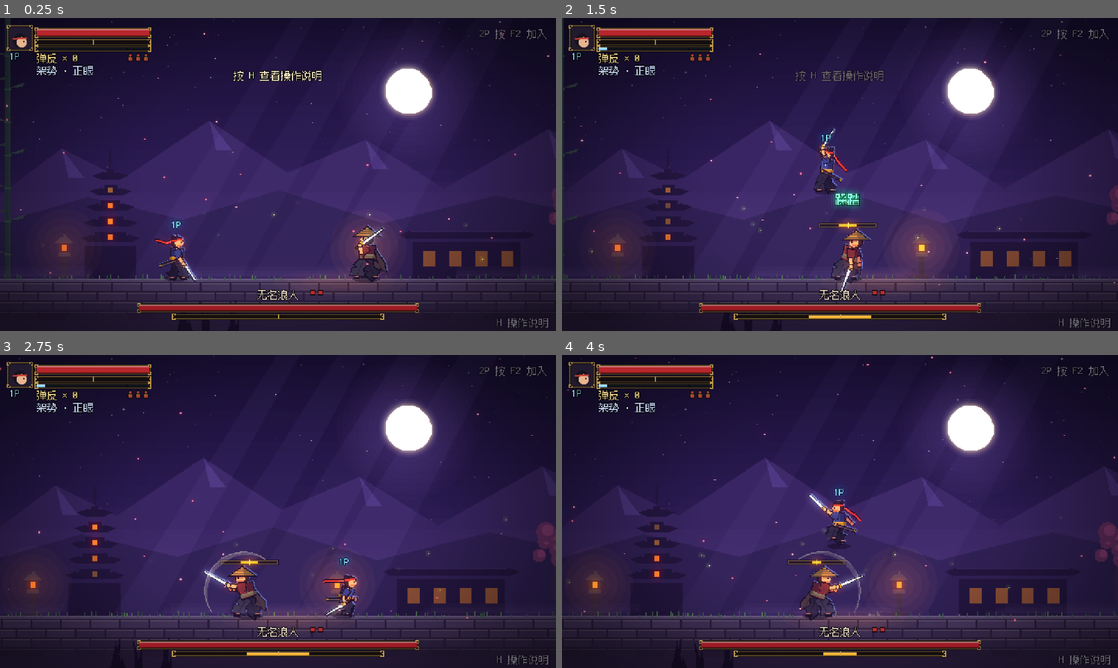
Above: before the commit, frames 1-4 (two rows, left to right).
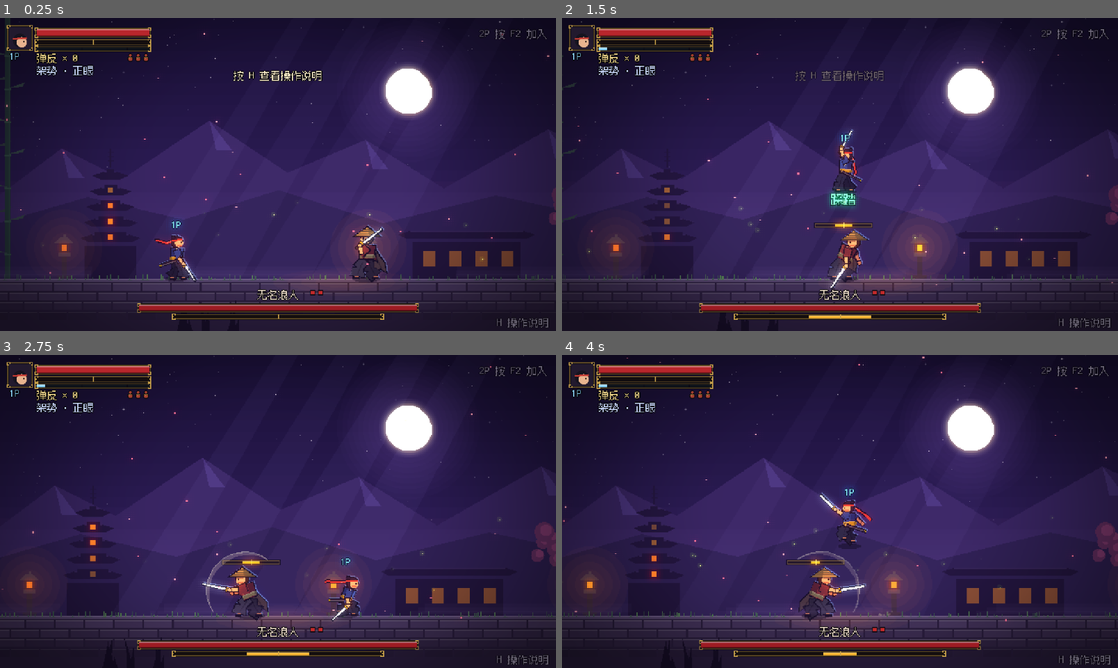
Above: after the commit, the same moments.

Repository: zexuan520/7Fgame-1v1-2-
Game: Godot game, scene res://scenes/main.tscn
The game is run twice, just before and just after one commit, with the same random seed, the same clock (stepped at 60 frames per second) and the same inputs.
Inputs (mouse positions are in pixels of both pictures, inside the frame that each line leads up to):
- Up to frame 1 (0.25 s): no input
- Up to frame 2 (1.5 s): move the mouse to (962, 158) at 0.52 s; hold D (p1_right) 0.53-1.28 s; tap I (p1_art) at 0.6 s; click (962, 158) at 0.67 s; tap W (p1_jump) at 0.77 s; move the mouse to (728, 190) at 1.27 s; hold A from 1.28 s (still down); tap J (p1_attack) at 1.35 s
- Up to frame 3 (2.75 s): tap W (p1_jump) at 1.52 s; move the mouse to (333, 442) at 2.02 s; release A at 2.03 s; hold D (p1_right) from 2.03 s (still down); tap L (p1_dodge) at 2.1 s
- Up to frame 4 (4 s): move the mouse to (812, 574) at 2.77 s; release D (p1_right) at 2.78 s; hold Up 2.78-3.53 s; tap K (p1_guard) at 2.85 s; click (812, 574) at 2.92 s; tap W (p1_jump) at 3.02, 3.77 s; move the mouse to (1006, 558) at 3.52 s; hold A from 3.53 s (still down); tap U (p1_heal) at 3.6 s

The runs differ from the first frame. In frame 1, 0.1% of the frame differs, in the area x 30-70%, y 66-84%; in frame 2, 2.7%, in the area x 0-100%, y 0-92%; in frame 3, 2.2%; in frame 4, 2.7%.

Commit message:
动作衔接：姿势改用弹簧过渡，补起步、转身、纳刀
- Puppet.Spring：每个关节按弹簧追目标姿势，有速度和惯性；出刀时略微甩过头再弹回
- 主角和浪人按动作设不同的松紧：蓄力慢、出刀快而甩、待机慢慢落定
- 起步和刹车有很短的加减速；跑步周期按走过的距离算，慢速时和站姿混合成小碎步
- 转身时身体先收窄再展开
- 拔刀式收刀改成纳刀：手前伸、刀转平，再顺着鞘滑进去

Co-Authored-By: Claude Opus 5.5 <noreply@anthropic.com>
Claude-Session: https://claude.ai/code/session_018QRPNFoea2MXC9tbyTPT6i

Diff:
--- a/scripts/enemy.gd
+++ b/scripts/enemy.gd
@@ -50,6 +50,7 @@
 var _pose: Dictionary = {}
 var _clock := 0.0
 var _fell := false
+var _spring := Puppet.Spring.new()
 var _stalk := 0.0           # 0 扛刀放松，1 压低戒备
 var _fl_kind := ""          # 正在做的挑衅/耍刀动作（见 Flourish）
 var _fl_t := 0.0
@@ -99,6 +100,7 @@
 	look.sword_len = 28.0
 	look.width = 1.15
 	_pose = POSES["shoulder"].duplicate()
+	_spring.reset(_pose)
 	body_size = Vector2(30, 56)
 	setup_body()
 	posture_recover_rate = 25.0
@@ -218,9 +220,23 @@
 	var near := target != null and absf(target.global_position.x - global_position.x) < 200.0
 	_stalk = move_toward(_stalk, 1.0 if near else 0.0, delta * 2.5)
 	_update_flourish(delta)
-	var rate := 50.0 if state == S.ACTIVE else 18.0
-	_pose = Puppet.lerp_pose(_pose, _target_pose(), 1.0 - exp(-rate * delta))
+	var sp := _spring_params()
+	_pose = _spring.step(_target_pose(), sp.x, sp.y, delta)
 	queue_redraw()
+
+
+## 弹簧松紧（频率 Hz，阻尼）：蓄力慢、出刀快而甩、收招带惯性
+func _spring_params() -> Vector2:
+	if _fl_kind != "":
+		return Vector2(9.0, 0.95)
+	match state:
+		S.WINDUP: return Vector2(7.0, 0.85)
+		S.ACTIVE: return Vector2(12.0, 0.5)
+		S.RECOVER: return Vector2(5.0, 0.75)
+		S.GUARD: return Vector2(10.0, 0.7)
+		S.FLINCH, S.STAGGER: return Vector2(9.0, 0.45)
+		S.IDLE: return Vector2(7.0, 0.9) if absf(velocity.x) > 5.0 else Vector2(4.0, 0.8)
+	return Vector2(5.0, 0.8)
 
 
 # ---------- AI ----------
--- a/scripts/player.gd
+++ b/scripts/player.gd
@@ -18,6 +18,8 @@
 const GUARD_SPAM_GAP := 0.35        # 连按格挡间隔太短会缩小弹反窗口
 const GUARD_SPAM_FACTOR := 0.4
 const EXECUTE_RANGE := 80.0
+const NOTO_TIME := 0.45             # 收刀入鞘用时
+const TURN_TIME := 0.1
 
 # 药罐：每局 3 次，每次回 40% 生命；喝的时候被打会打断，这一口就浪费了
 const MAX_GOURDS := 3
@@ -67,6 +69,10 @@
 var stance_index := 0               # 当前架势（见 Stance.LIST）
 var _switch_t := -1.0               # 切换架势的转刀动画
 var _drawn_timer := 0.0             # 拔刀式：出过刀后多久收刀入鞘
+var _noto_t := -1.0                 # 收刀入鞘动画（纳刀）
+var _turn_t := 1.0                  # 转身动画
+var _run_phase := 0.0               # 跑步周期按走过的距离算，脚不打滑
+var _spring := Puppet.Spring.new()
 var will := 0.0
 var _drank := false
 var _art_tick := -1
@@ -190,6 +196,7 @@
 	scarf_color = look.band
 	look.saya = true
 	_pose = POSES["idle"].duplicate()
+	_spring.reset(_pose)
 	for i in range(7):
 		_scarf.append(global_position + Vector2(0, -45))
 	max_hp = 200.0
@@ -265,9 +272,11 @@
 
 # ---------- 各状态 ----------
 
-func _state_free(_delta: float) -> void:
+func _state_free(delta: float) -> void:
 	var dir := Input.get_axis(prefix + "left", prefix + "right")
-	velocity.x = dir * MOVE_SPEED
+	# 起步和刹车有很短的加减速，动作才接得上
+	var accel := 2000.0 if absf(dir) > 0.1 else 2600.0
+	velocity.x = move_toward(velocity.x, dir * MOVE_SPEED, accel * delta)
 	if absf(dir) > 0.1:
 		facing = 1 if dir > 0.0 else -1
 	if _pressed("jump"):
@@ -526,7 +535,7 @@
 
 ## 拔刀式下刀是否收在鞘里
 func is_sheathed() -> bool:
-	return bool(stance()["sheathed"]) and _drawn_timer <= 0.0 and (state == S.FREE or state == S.CHARGE)
+	return bool(stance()["sheathed"]) and _drawn_timer <= 0.0 and _noto_t < 0.0 and (state == S.FREE or state == S.CHARGE)
 
 
 func _start_execute(target: Enemy) -> void:
@@ -723,22 +732,25 @@
 
 
 func _run_pose() -> Dictionary:
-	var ph := clock * 14.0
+	var ph := _run_phase
 	var s := sin(ph)
 	var c := cos(ph)
-	return Puppet.pose({
+	var run := Puppet.pose({
 		"crouch": 2.2 + absf(s) * 1.6, "lean": 0.34 + absf(s) * 0.04, "head": -0.1,
 		"foot_f": Vector2(6.5 * s, -maxf(0.0, 4.5 * c)),
 		"foot_b": Vector2(-6.5 * s, -maxf(0.0, -4.5 * c)),
 		"arm_f": Vector2(-0.5 + 0.25 * s, 0.1), "sword": -1.0 + 0.15 * s,   # 刀拖在身后
 		"arm_b": Vector2(0.9 * -s, 1.2 + 0.4 * -s),
-	}) if not is_sheathed() else Puppet.pose({
-		"crouch": 2.2 + absf(s) * 1.6, "lean": 0.34 + absf(s) * 0.04, "head": -0.1,
-		"foot_f": Vector2(6.5 * s, -maxf(0.0, 4.5 * c)),
-		"foot_b": Vector2(-6.5 * s, -maxf(0.0, -4.5 * c)),
-		"arm_f": Vector2(0.25, 1.5), "sword": 0.5, "sheathed": 1.0,   # 手按刀柄跑
-		"arm_b": Vector2(0.9 * -s, 1.2 + 0.4 * -s),
 	})
+	if is_sheathed():
+		run["arm_f"] = Vector2(0.25, 1.5)   # 手按刀柄跑
+		run["sword"] = 0.5
+		run["sheathed"] = 1.0
+	# 刚起步、快停下时只迈小步，和站姿混合
+	var k := clampf(absf(velocity.x) / MOVE_SPEED, 0.0, 1.0)
+	if k < 0.999:
+		return Puppet.lerp_pose(_idle_pose(), run, smoothstep(0.0, 1.0, k))
+	return run
 
 
 ## 当前架势的姿势；drawn 为 true 时拔刀式也按出鞘算（刚砍完）
@@ -761,11 +773,35 @@
 	p["crouch"] = float(p["crouch"]) + 0.35 * sin(clock * 2.6 + 1.0) * _ready_blend
 	if not is_sheathed():
 		p["sword"] = float(p["sword"]) + 0.07 * sin(clock * 1.9) * _ready_blend
+	if _noto_t >= 0.0:
+		p = _noto_pose(p)
 	# 换架势：刀在手里转一圈再落到新架势
 	if _switch_t >= 0.0 and not is_sheathed():
 		var k := clampf(_switch_t / 0.35, 0.0, 1.0)
 		p["sword"] = float(p["sword"]) - TAU * (1.0 - pow(1.0 - k, 3.0))
 		p["blur"] = -0.35 * (1.0 - k)
+	return p
+
+
+## 纳刀：手往前伸、刀转成和鞘平行，再把手收回鞘口，刀身顺着鞘滑进去
+func _noto_pose(base: Dictionary) -> Dictionary:
+	var p := base.duplicate()
+	var j := Puppet.solve(p)
+	var up: Vector2 = j["up"]
+	var fwd := Vector2(-up.y, up.x) * -1.0
+	if fwd.x < 0.0:
+		fwd = -fwd
+	var back := (-fwd * 0.93 - up * 0.36).normalized()
+	var saya_angle := atan2(back.x, back.y)
+	var k1 := smoothstep(0.0, 1.0, _noto_t / 0.2)
+	var k2 := smoothstep(0.0, 1.0, (_noto_t - 0.2) / (NOTO_TIME - 0.2))
+	var reach := Vector2(1.15, 1.45)                      # 手伸到身前
+	var at_mouth: Vector2 = POSES["relaxed_sheathed"]["arm_f"]
+	var af: Vector2 = base["arm_f"]
+	p["arm_f"] = af.lerp(reach, k1).lerp(at_mouth, k2)
+	p["arm_b"] = (base["arm_b"] as Vector2).lerp(Vector2(0.3, 1.1), k1)   # 后手扶住鞘口
+	p["sword"] = lerp_angle(float(base["sword"]), saya_angle, k1)
+	p["head"] = float(base["head"]) + 0.12 * k1
 	return p
 
 
@@ -794,6 +830,32 @@
 	_fl_kind = kind
 	_fl_last = kind
 	_fl_t = 0.0
+
+
+## 弹簧松紧（频率 Hz，阻尼）：出刀快而甩，待机慢而稳
+func _spring_params() -> Vector2:
+	if _fl_kind != "" or _switch_t >= 0.0 or _noto_t >= 0.0:
+		return Vector2(9.0, 0.95)
+	match state:
+		S.ATTACK:
+			match attack_phase:
+				0: return Vector2(10.0, 0.85)
+				1: return Vector2(12.0, 0.5)
+				_: return Vector2(6.0, 0.75)
+		S.EXECUTE, S.ART: return Vector2(11.0, 0.55)
+		S.CHARGE: return Vector2(7.0, 0.8)
+		S.GUARD: return Vector2(13.0, 0.6) if parry_timer > 0.0 else Vector2(9.0, 0.8)
+		S.DODGE: return Vector2(9.0, 0.8)
+		S.HITSTUN: return Vector2(9.0, 0.45)
+		S.DRINK: return Vector2(6.0, 0.85)
+		S.DEAD, S.BROKEN: return Vector2(5.0, 0.8)
+	if not is_on_floor():
+		return Vector2(7.0, 0.7)
+	if _land_timer > 0.0:
+		return Vector2(10.0, 0.6)
+	if absf(velocity.x) > 10.0:
+		return Vector2(8.0, 0.9)
+	return Vector2(4.0, 0.8)
 
 
 func _update_art(delta: float) -> void:
@@ -824,17 +886,28 @@
 	elif _drawn_timer > 0.0 and is_on_floor() and _fl_kind == "":
 		_drawn_timer -= delta
 		if _drawn_timer <= 0.0 and bool(stance()["sheathed"]):
-			# 收刀入鞘，鞘口一点火星
-			var j := Puppet.solve(_pose)
-			var hip: Vector2 = j["hip"]
-			main.spawn_spark(global_position + Vector2((hip.x + 6.0) * facing, hip.y - 3.5), Color(1.0, 0.9, 0.6), 4)
+			_noto_t = 0.0
+	if _noto_t >= 0.0:
+		if state != S.FREE and state != S.CHARGE:
+			_noto_t = -1.0
+		else:
+			_noto_t += delta
+			if _noto_t >= NOTO_TIME:
+				_noto_t = -1.0
+				# 刀完全入鞘：鞘口一点火星
+				var j := Puppet.solve(_pose)
+				var hip: Vector2 = j["hip"]
+				main.spawn_spark(global_position + Vector2((hip.x + 6.0) * facing, hip.y - 3.5), Color(1.0, 0.9, 0.6), 4)
 	if facing != _prev_facing:
-		_squash = Vector2(0.82, 1.08)   # 转身
+		_turn_t = 0.0   # 转身：身体先收窄再展开，像在原地转过来
 		_prev_facing = facing
-
-	# 姿势平滑过渡；出刀那一下要快
-	var rate := 60.0 if state == S.ATTACK or state == S.EXECUTE else 22.0
-	_pose = Puppet.lerp_pose(_pose, _target_pose(), 1.0 - exp(-rate * delta))
+	_turn_t = minf(_turn_t + delta / TURN_TIME, 1.0)
+	if absf(velocity.x) > 10.0 and is_on_floor():
+		_run_phase += absf(velocity.x) * delta * 0.074
+
+	# 姿势用弹簧追目标：不同动作用不同的松紧
+	var sp := _spring_params()
+	_pose = _spring.step(_target_pose(), sp.x, sp.y, delta)
 	_squash = _squash.lerp(Vector2.ONE, 1.0 - exp(-14.0 * delta))
 
 	# 落地扬尘和压扁
@@ -911,7 +984,8 @@
 			# 绕身体中心翻转
 			var pivot := Vector2(0, -26)
 			spin_off = pivot - pivot.rotated(spin)
-		Puppet.draw_lit(self, _pose, look, facing, rim, spin_off, tint, alpha, spin, _squash, velocity.x)
+		var turn := lerpf(0.2, 1.0, smoothstep(0.0, 1.0, _turn_t))
+		Puppet.draw_lit(self, _pose, look, facing, rim, spin_off, tint, alpha, spin, _squash * Vector2(turn, 1.0), velocity.x)
 
 	if state == S.DRINK:
 		_draw_gourd()
--- a/scripts/puppet.gd
+++ b/scripts/puppet.gd
@@ -93,6 +93,54 @@
 		else:
 			out[k] = va
 	return out
+
+
+## 姿势弹簧：每个关节按弹簧运动追目标姿势，带速度和惯性。
+## 比直接插值顺：起动有加速、停下有缓冲，出刀太快时还会甩过头一点再弹回来（跟随动作）。
+## freq 越大跟得越紧（Hz），zeta 越小越容易甩过头（1 为刚好不过冲）。
+class Spring:
+	const SNAP := ["sheathed", "sword_free", "sword_at", "blur"]   # 这些直接跳到目标
+	const ANGLE := ["sword", "lean", "head"]
+	var pose: Dictionary = {}
+	var vel: Dictionary = {}
+
+	func reset(p: Dictionary) -> void:
+		pose = p.duplicate()
+		vel = {}
+
+	func step(target: Dictionary, freq: float, zeta: float, dt: float) -> Dictionary:
+		var w := TAU * freq
+		var n := maxi(1, ceili(dt * w / 0.3))   # 分几小步算，频率高也稳定
+		var h := dt / n
+		for k: String in target:
+			var t = target[k]
+			if not pose.has(k) or k in SNAP:
+				pose[k] = t
+				continue
+			if t is float or t is int:
+				var ang := k in ANGLE
+				var x: float = pose[k]
+				var v: float = vel.get(k, 0.0)
+				for i in range(n):
+					var err := angle_difference(x, float(t)) if ang else float(t) - x
+					v += (w * w * err - 2.0 * zeta * w * v) * h
+					x += v * h
+				pose[k] = x
+				vel[k] = v
+			elif t is Vector2:
+				var ang := k.begins_with("arm")
+				var x: Vector2 = pose[k]
+				var v: Vector2 = vel.get(k, Vector2.ZERO)
+				var tv: Vector2 = t
+				for i in range(n):
+					var err := Vector2(angle_difference(x.x, tv.x), angle_difference(x.y, tv.y)) if ang else tv - x
+					v += (err * w * w - v * 2.0 * zeta * w) * h
+					x += v * h
+				pose[k] = x
+				vel[k] = v
+			else:
+				pose[k] = t
+		return pose
 
 
 ## 按时间在一串关键姿势之间插值（带缓入缓出）。track 为 [[时间, 姿势], ...]，时间递增
